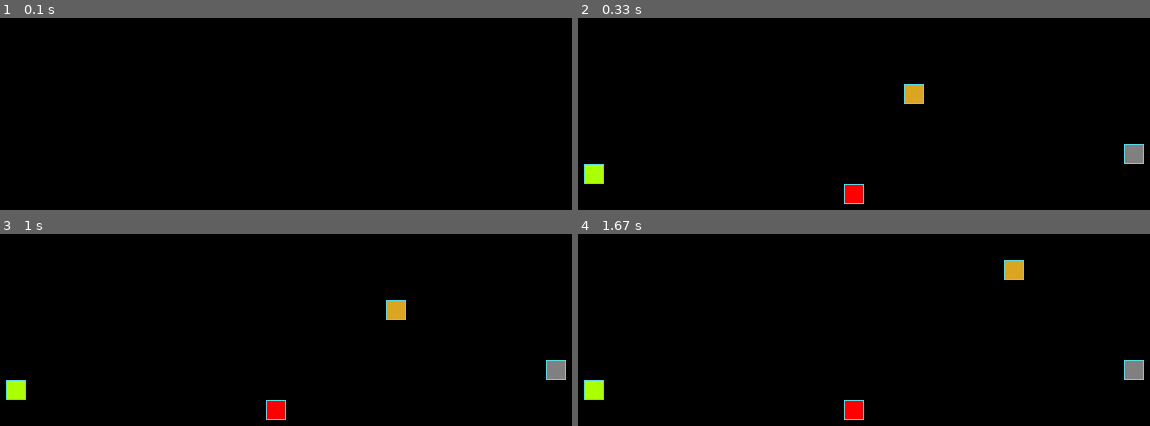
Above: before the commit, frames 1-4 (two rows, left to right).
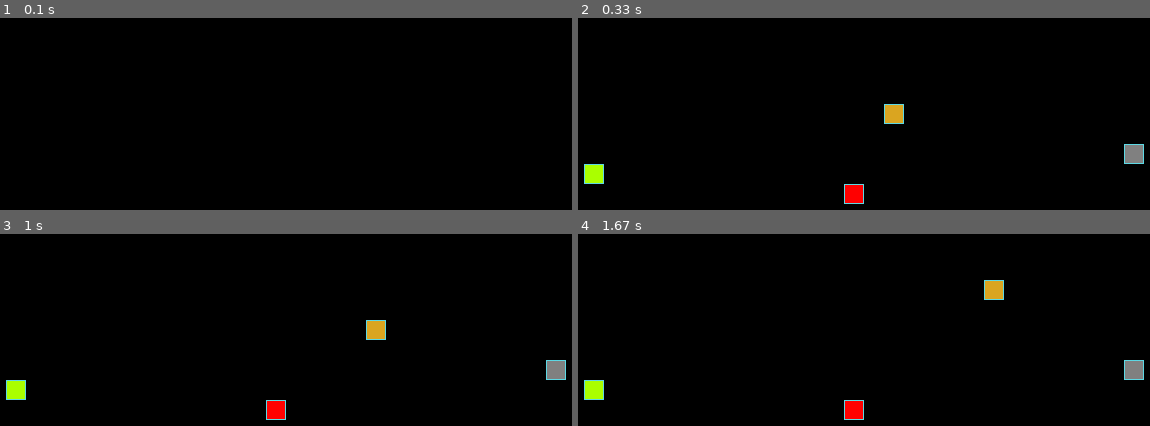
Above: after the commit, the same moments.

Repository: egorbriliov/pygame-the-snake
Game: pygame game, started from the_snake.py
The game is run twice, just before and just after one commit, with the same random seed, the same clock (stepped at 60 frames per second) and the same inputs.
Inputs:
- Up to frame 1 (0.1 s): no input
- Up to frame 2 (0.33 s): no input
- Up to frame 3 (1 s): hold Right 0.33-0.8 s; hold Up from 0.83 s (still down)
- Up to frame 4 (1.67 s): release Up at 1.27 s; hold Right from 1.3 s (still down)

Frame 1 is identical in both runs. In frame 2, 0.7% of the frame differs, in the area x 53-61%, y 34-56%; in frame 3, 0.7%; in frame 4, 0.7%.

Commit message:
В методе __init__ класса snake, заменил дублирование кода на использование метода reset().

Diff:
--- a/the_snake.py
+++ b/the_snake.py
@@ -141,10 +141,7 @@
 
     def __init__(self, body_color=SNAKE_COLOR):
         super().__init__(body_color=body_color)
-        self.lenght = 1
-        self.positions = [self.position]
-        self.direction = RIGHT
-        self.last = None
+        self.reset()
 
     @property
     def head_position(self):
@@ -186,13 +183,15 @@
         Изменяет параметры змейки.
         """
         # Удаляю все позиции змейки с занятых ячеек.
-        for position in self.positions:
-            self.occupied_positions.remove(position)
+        if hasattr(self, "positions"):
+            for position in self.positions:
+                self.occupied_positions.remove(position)
 
         self.lenght = 1
-        self.positions = [((SCREEN_WIDTH // 2), (SCREEN_HEIGHT // 2))]
+        self.positions = [self.position]
         self.occupied_positions.append(self.head_position)
         self.direction = choice([RIGHT, LEFT, UP, DOWN])
+        self.last = None
 
     def draw(self):
         """Отрисовывает змейку на экране, затирая след."""
